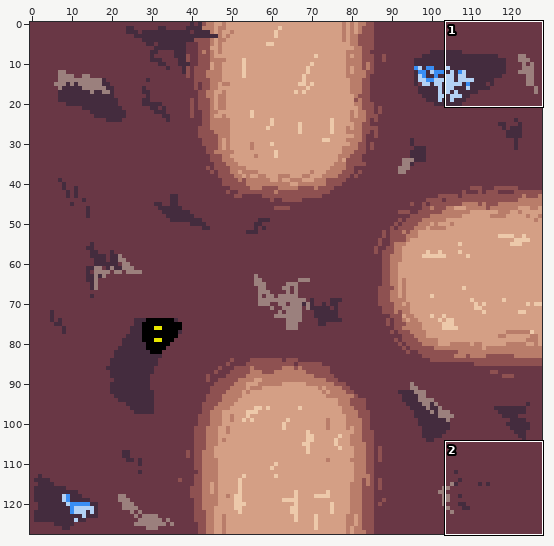
Edited in one commit: sprite sheet (public/assets/tiles/tile6.png). Above, an overview of the earlier version with the close-up marked.
Close-up. Before the edit:
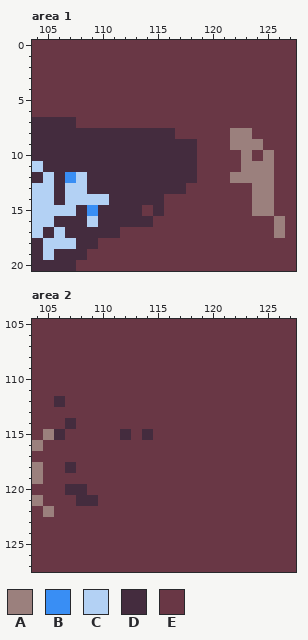
The file is 128x128 pixels. Colours within 5 levels of each other are drawn and written as one. Shown: area 1: x 104..127, y 0..20; area 2: x 104..127, y 105..127. The commit also changed other parts of the picture, which this record leaves out.
Palette (. is transparent): A #9b807d  B #398ef4  C #b3d1f4  D #442c3e  E #693745
Pixels before, area 1, first column x 104:
 0 EEEEEEEEEEEEEEEEEEEEEEEE
 1 EEEEEEEEEEEEEEEEEEEEEEEE
 2 EEEEEEEEEEEEEEEEEEEEEEEE
 3 EEEEEEEEEEEEEEEEEEEEEEEE
 4 EEEEEEEEEEEEEEEEEEEEEEEE
 5 EEEEEEEEEEEEEEEEEEEEEEEE
 6 EEEEEEEEEEEEEEEEEEEEEEEE
 7 DDDDEEEEEEEEEEEEEEEEEEEE
 8 DDDDDDDDDDDDDEEEEEAAEEEE
 9 DDDDDDDDDDDDDDDEEEAAAEEE
10 DDDDDDDDDDDDDDDEEEEAEAEE
11 CDDDDDDDDDDDDDDEEEEAAAEE
12 DCDBCDDDDDDDDDDEEEAAAAEE
13 CCDCCDDDDDDDDDEEEEEEAAEE
14 CCDCCCCDDDDDEEEEEEEEAAEE
15 CCCCDBDDDDEDEEEEEEEEAAEE
16 CCDDDCDDDDDEEEEEEEEEEEAE
17 CDCDDDDDEEEEEEEEEEEEEEAE
18 DCCCDDEEEEEEEEEEEEEEEEEE
19 DCDDDEEEEEEEEEEEEEEEEEEE
20 DDDDEEEEEEEEEEEEEEEEEEEE
Pixels before, area 2, first column x 104:
105 EEEEEEEEEEEEEEEEEEEEEEEE
106 EEEEEEEEEEEEEEEEEEEEEEEE
107 EEEEEEEEEEEEEEEEEEEEEEEE
108 EEEEEEEEEEEEEEEEEEEEEEEE
109 EEEEEEEEEEEEEEEEEEEEEEEE
110 EEEEEEEEEEEEEEEEEEEEEEEE
111 EEEEEEEEEEEEEEEEEEEEEEEE
112 EEDEEEEEEEEEEEEEEEEEEEEE
113 EEEEEEEEEEEEEEEEEEEEEEEE
114 EEEDEEEEEEEEEEEEEEEEEEEE
115 EADEEEEEDEDEEEEEEEEEEEEE
116 AEEEEEEEEEEEEEEEEEEEEEEE
117 EEEEEEEEEEEEEEEEEEEEEEEE
118 AEEDEEEEEEEEEEEEEEEEEEEE
119 AEEEEEEEEEEEEEEEEEEEEEEE
120 EEEDDEEEEEEEEEEEEEEEEEEE
121 AEEEDDEEEEEEEEEEEEEEEEEE
122 EAEEEEEEEEEEEEEEEEEEEEEE
123 EEEEEEEEEEEEEEEEEEEEEEEE
124 EEEEEEEEEEEEEEEEEEEEEEEE
125 EEEEEEEEEEEEEEEEEEEEEEEE
126 EEEEEEEEEEEEEEEEEEEEEEEE
127 EEEEEEEEEEEEEEEEEEEEEEEE
Now the later version:
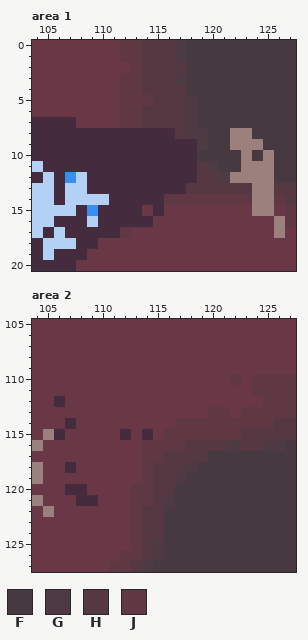
Colours new in this view: F #463a40  G #4d3a42  H #553841  J #603843
Diff:
Area 1:
y 0..1: x 112..127 EEEEEEEEEEEEEEEE -> JJHHHGFFFFFFFFFF
y 2: x 113..127 EEEEEEEEEEEEEEE -> JHHHHFFFFFFFFFF
y 3: x 112..127 EEEEEEEEEEEEEEEE -> JJHHHGFFFFFFFFFF
y 4: x 112..127 EEEEEEEEEEEEEEEE -> JJHHHHFFFFFFFFFF
y 5: x 112..127 EEEEEEEEEEEEEEEE -> JJJHHHGFFFFFFFFF
y 6..7: x 112..127 EEEEEEEEEEEEEEEE -> JJHHHHGFFFFFFFFF
y 8: x 117..121 EEEEE -> HGGFF; x 124..127 EEEE -> FFFF
y 9: x 119..121 EEE -> GFF; x 125..127 EEE -> FFF
y 10: x 119..122 EEEE -> FFFF; x 124 E -> F; x 126..127 EE -> FF
y 11: x 119..122 EEEE -> HGFF; x 126..127 EE -> FF
y 12: x 119..121 EEE -> HHG; x 126..127 EE -> FF
y 13: x 118..123 EEEEEE -> HHHHHH; x 126..127 EE -> HH
y 14: x 116..123 EEEEEEEE -> JJJJJJJJ; x 126..127 EE -> JH
y 15..16: x 127 E -> J
y 17: x 112 E -> J
Area 2:
y 110: x 122 E -> J; x 124..127 EEEE -> JJJJ
y 111: x 124..127 EEEE -> JJJJ
y 112: x 125..127 EEE -> JJJ
y 113: x 120..121 EE -> JJ; x 123..127 EEEEE -> JJJJJ
y 114: x 117..127 EEEEEEEEEEE -> JJJJJJJJJHH
y 115: x 116..127 EEEEEEEEEEEE -> JJJJJJJHHHHH
y 116: x 114..127 EEEEEEEEEEEEEE -> JJJJHHHHGHHGGF
y 117: x 114..127 EEEEEEEEEEEEEE -> JJHHHHFFFFFFFF
y 118: x 114..127 EEEEEEEEEEEEEE -> JHHHGFFFFFFFFF
y 119: x 114..127 EEEEEEEEEEEEEE -> JHHGFFFFFFFFFF
y 120: x 113..127 EEEEEEEEEEEEEEE -> JJHHFFFFFFFFFFF
y 121: x 113..127 EEEEEEEEEEEEEEE -> JJHGFFFFFFFFFFF
y 122..124: x 113..127 EEEEEEEEEEEEEEE -> JHHFFFFFFFFFFFF
y 125: x 113..127 EEEEEEEEEEEEEEE -> JHGFFFFFFFFFFFF
y 126: x 112..127 EEEEEEEEEEEEEEEE -> JJHGFFFFFFFFFFFF
y 127: x 111..127 EEEEEEEEEEEEEEEEE -> JJHGFFFFFFFFFFFFF
